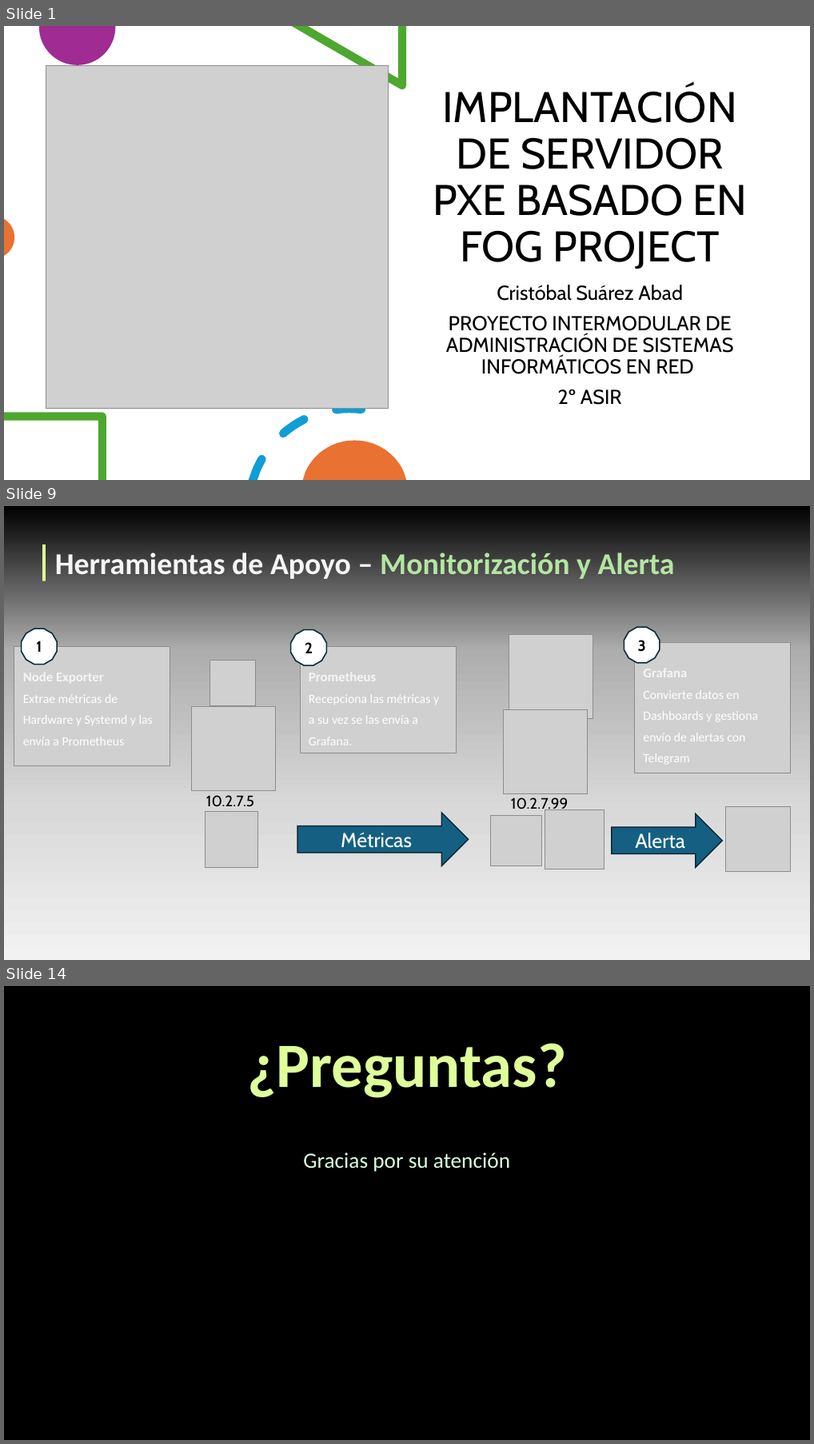
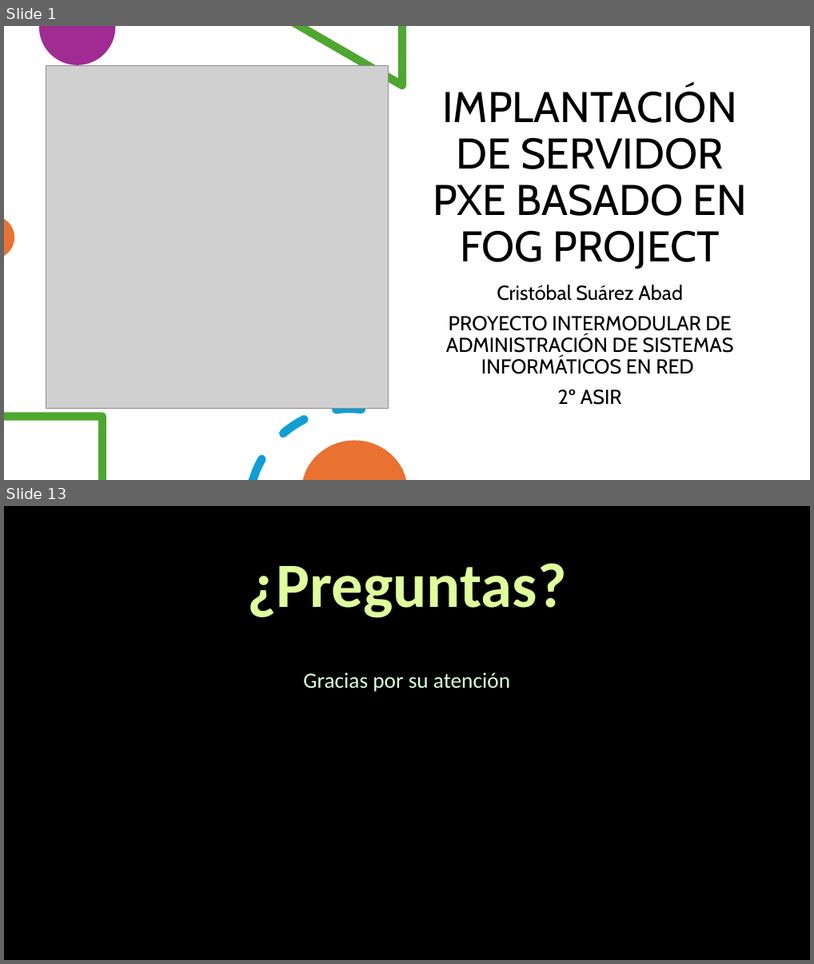
Before and after one commit to cristobal90palma/fog_project_2ASIR_2025-26, a slide deck: Documentación/Presentación.pptx. Shown one above the other, each under a label of ours: slides 1, 9 and 14 before the commit, slides 1 and 13 after it; the slides between them are not shown. The pictures are 814x1444 and 814x964 pixels, drawn with LibreOffice and Linux fonts; fonts in the diff are those of the drawing; grey boxes stand for pictures. Boxes give left, top, right and bottom in pixels: in the first picture for what was removed or moved away, otherwise in the second. Text is boxed around its words. In the diff, an @@ line names an element or a change of style, - is before the commit and + after.

```diff
--- a/Documentación/Presentación.pptx
+++ b/Documentación/Presentación.pptx
@@ slide 9 removed at (4,506,810,960), background gradient #000000 to #AEAEAE to #D9D9D9 to #F2F2F2 @@
@@ rectangle removed at (42,544,46,581) @@
@@ text removed at (55,552,675,579) @@
-Herramientas de Apoyo – Monitorización y Alerta
@@ picture removed at (14,646,170,765) @@
@@ dodecagon removed at (22,629,58,664) @@
-1
@@ dodecagon removed at (290,629,326,665) @@
-2
@@ picture removed at (300,646,456,753) @@
@@ picture removed at (509,634,594,718) @@
@@ dodecagon removed at (625,627,660,663) @@
-3
@@ picture removed at (635,643,791,772) @@
@@ text removed at (23,668,104,684) @@
-Node Exporter
@@ picture removed at (210,660,256,706) @@
@@ text removed at (309,668,376,684) @@
-Prometheus
@@ text removed at (643,664,687,680) @@
-Grafana
@@ text removed at (23,694,153,745) @@
-Extrae métricas de Hardware y Systemd y las envía a Prometheus
@@ text removed at (309,694,439,745) @@
-Recepciona las métricas y a su vez se las envía a Grafana.
@@ text removed at (643,691,758,764) @@
-Convierte datos en Dashboards y gestiona envío de alertas con Telegram
@@ picture removed at (191,707,276,791) @@
@@ picture removed at (504,709,588,793) @@
@@ picture removed at (206,812,258,867) @@
@@ text removed at (206,795,254,807) @@
-10.2.7.5
@@ right arrow removed at (298,812,469,866) @@
-Métricas
@@ picture removed at (491,815,542,866) @@
@@ text removed at (511,797,569,812) @@
-10.2.7.99
@@ picture removed at (546,810,605,869) @@
@@ right arrow removed at (612,814,722,867) @@
-Alerta
@@ picture removed at (726,807,791,872) @@
@@ what was slide 14 is now slide 13 @@
```
Also in this commit, not shown: 10 slides changed, 1 slide added, 1 other slide removed.
